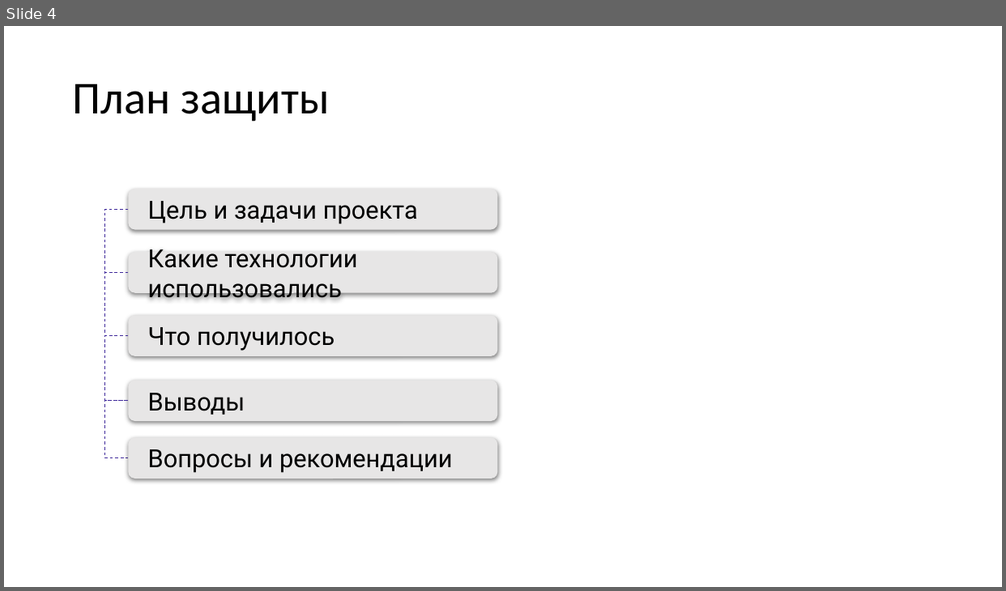
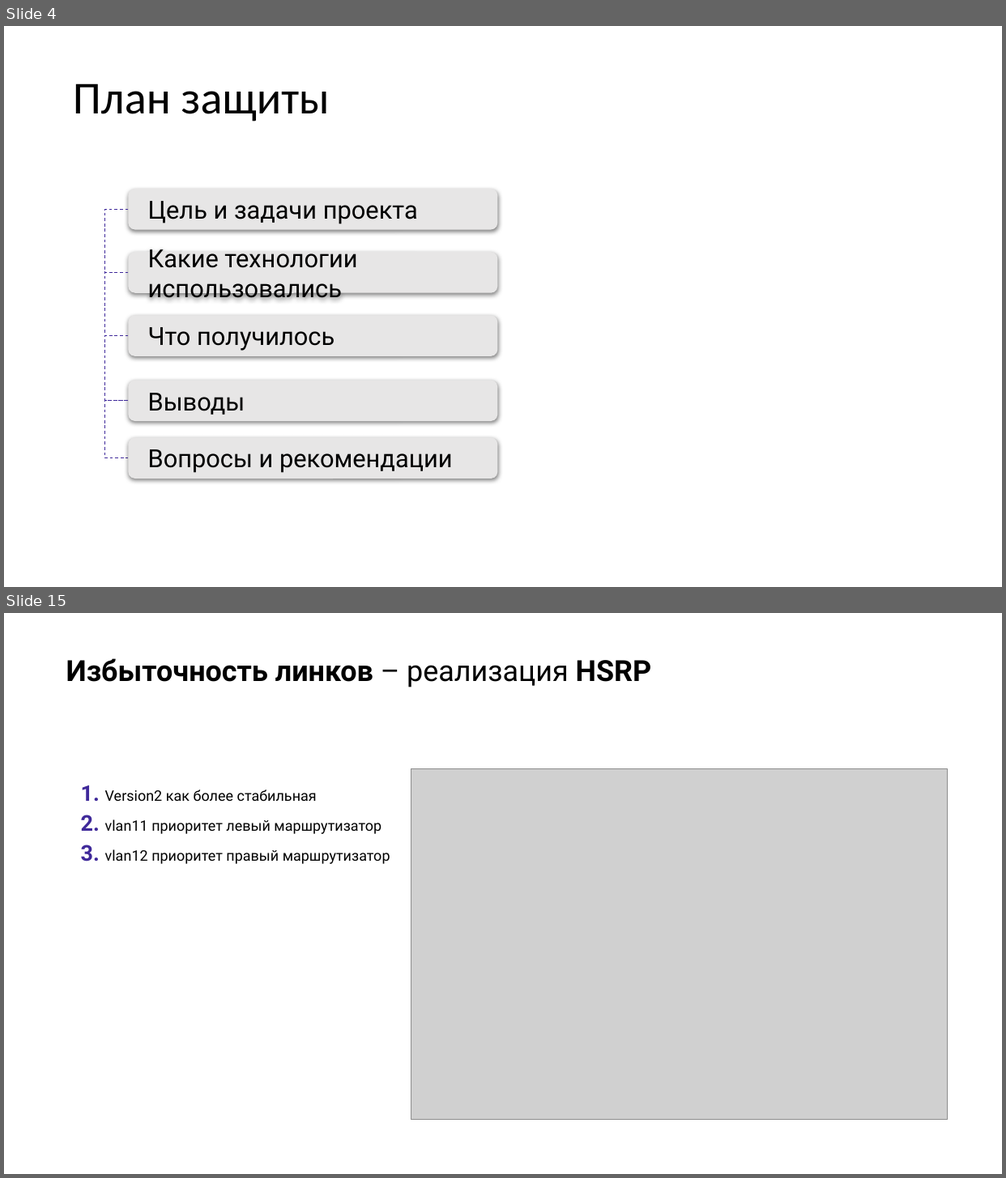
Before and after one commit to aarkin002/otus_NEb, a slide deck: Project/Otus_basic.pptx. Shown one above the other, each under a label of ours: slide 4 before the commit, slides 4 and 15 after it; the slides between them are not shown. The pictures are 1006x591 and 1006x1178 pixels, drawn with LibreOffice and Linux fonts; fonts in the diff are those of the drawing; grey boxes stand for pictures. Boxes give left, top, right and bottom in pixels: in the first picture for what was removed or moved away, otherwise in the second. Text is boxed around its words. In the diff, an @@ line names an element or a change of style, - is before the commit and + after.

```diff
--- a/Project/Otus_basic.pptx
+++ b/Project/Otus_basic.pptx
@@ slide 15 added at [4,613,1002,1174], background #FFFFFF @@
@@ title added at [66,658,652,688], 28 pt, text #000000, bold @@
+Избыточность линков – реализация HSRP
@@ picture added at [411,769,948,1120] @@
@@ text added at [81,786,390,864], 14 pt, text #000000 @@
+1. Version2 как более стабильная
+2. vlan11 приоритет левый маршрутизатор
+3. vlan12 приоритет правый маршрутизатор
```
Also in this commit, not shown: 3 slides changed, 18 other slides added, 2 slides removed, 1 other file.
